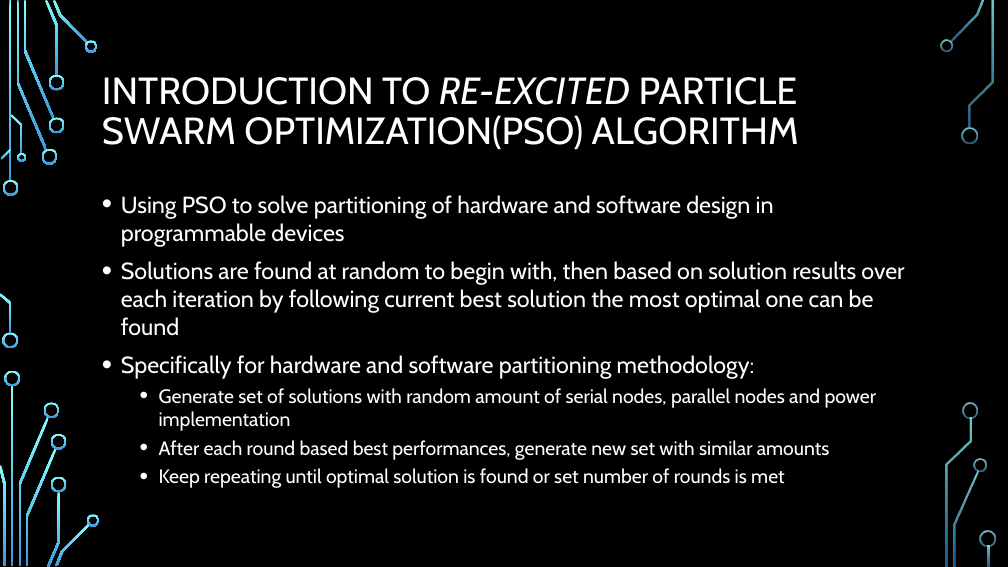
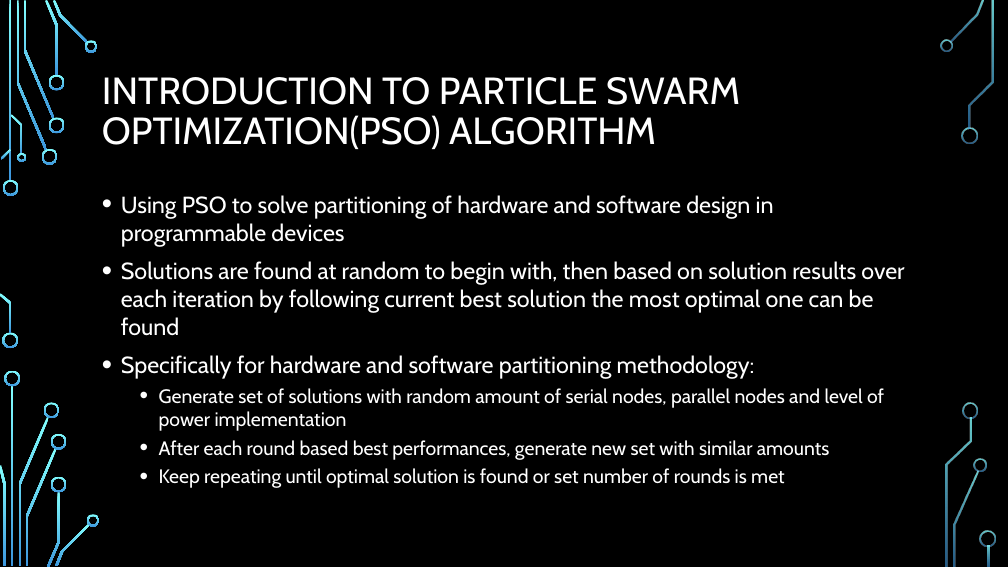
Before and after one commit to cliff-kirkman/ParallelComputing, a slide deck: slide 4 of An integrated high-level hardware-software partitioning methodology.pptx (slide 6 before the commit). Drawn at 1008x567 pixels with LibreOffice and Linux fonts; fonts in the diff are those of the drawing; background and template pictures are left out. Boxes give left, top, right and bottom in pixels: in the first picture for what was removed or moved away, otherwise in the second. Text is boxed around its words. In the diff, an @@ line names an element or a change of style, - is before the commit and + after.

Commit message:
Update to presentation

```diff
--- a/An integrated high-level hardware-software partitioning methodology.pptx
+++ b/An integrated high-level hardware-software partitioning methodology.pptx
@@ title at [102,77,740,149]: text changed @@
-INTRODUCTION TO RE-EXCITED PARTICLE SWARM OPTIMIZATION(PSO) ALGORITHM
+INTRODUCTION TO PARTICLE SWARM OPTIMIZATION(PSO) ALGORITHM
@@ text at [159,388,884,431]: text changed @@
-  • Generate set of solutions with random amount of serial nodes, parallel nodes and power implementation
+  • Generate set of solutions with random amount of serial nodes, parallel nodes and level of power implementation
```
Also in this commit, not shown: 2 other slides changed, 4 slides added, 1 slide removed.
